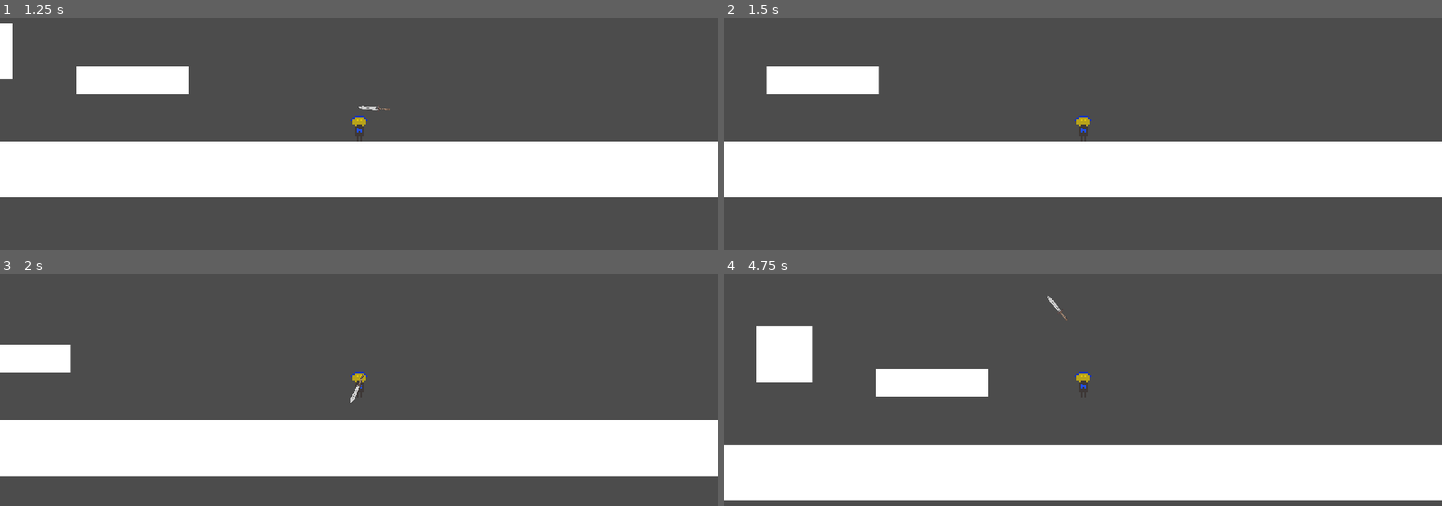
Above: before the commit, frames 1-4 (two rows, left to right).
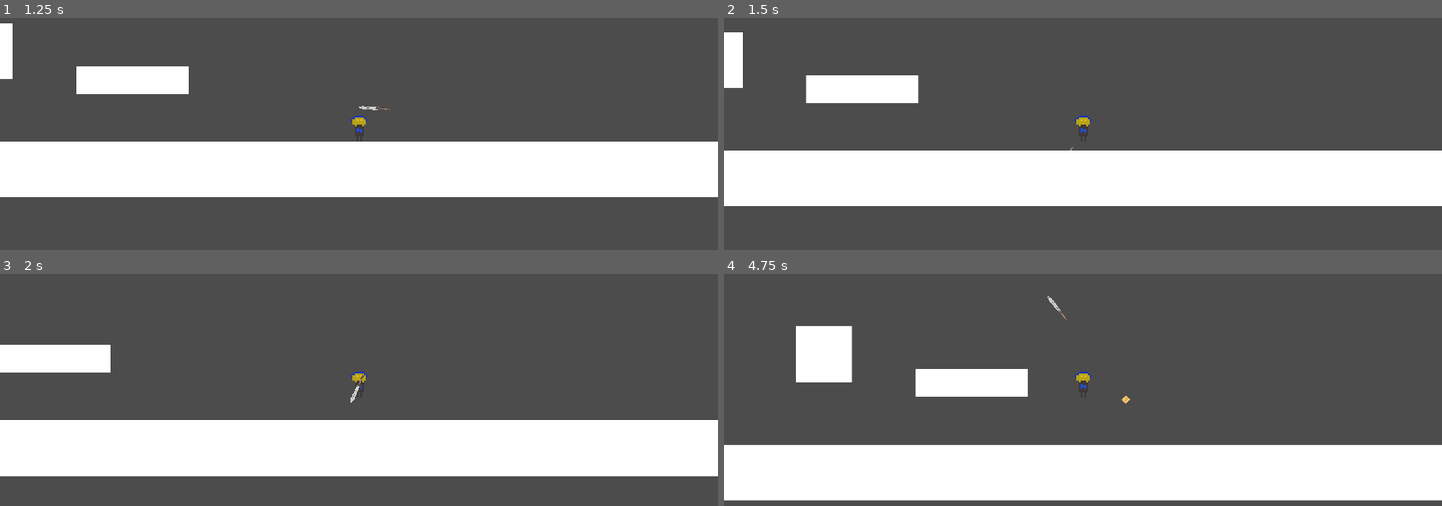
Above: after the commit, the same moments.

Repository: Lorem-Ipsum-Server-Place/GMTK2021-Game
Game: Godot game, scene res://Levels/Menu/MainMenu.tscn
Two runs of this game, one before a commit and one after it. Both use one fixed random seed, a clock stepped at 60 frames per second and the inputs below.
Inputs (mouse positions are in pixels of both pictures, inside the frame that each line leads up to):
- Up to frame 1 (1.25 s): click "Start" at 0.5 s
- Up to frame 2 (1.5 s): tap Enter (ui_accept) at 1.25 s; move the mouse to (1047, 208) at 1.27 s; hold D (game_right) from 1.28 s (still down); click (1047, 208) at 1.35 s
- Up to frame 3 (2 s): keep holding D (game_right); tap Space (game_jump) at 1.52 s
- Up to frame 4 (4.75 s): move the mouse to (1298, 445) at 2.02 s; click (1298, 445) at 2.1 s; tap Space (game_jump) at 2.27, 3.77, 4.52 s; move the mouse to (867, 325) at 2.77 s; release D (game_right) at 2.78 s; hold A (game_left) from 2.78 s (still down); click (867, 325) at 2.85 s; move the mouse to (1118, 385) at 3.52 s; click (1118, 385) at 3.6 s; move the mouse to (975, 283) at 4.27 s; click (975, 283) at 4.35 s

Frame 1 is identical in both runs. In frame 2, 10% of the frame differs, in the area x 0-100%, y 6-82%; in frame 3, 0.7%; in frame 4, 4.1%.

Commit message:
Add enemy spawning and proper weapon hit detection

Diff:
--- a/Enemy1.gd
+++ b/Enemy1.gd
@@ -7,6 +7,9 @@
 var absolute_position = Vector2()
 var vertical_velocity_modifier = 0
 var tick_random_offset = 0
+var player = null
+
+var collision_layers = [1,2]
 
 
 # Called when the node enters the scene tree for the first time.
@@ -17,6 +20,16 @@
 
 # Called every frame. 'delta' is the elapsed time since the previous frame.
 func _process(delta):
+
+	# We don't want to error out if the player has died so allow for finding
+	# a null reference
+	if player == null:
+		var viewport_path = get_viewport().get_path()
+		player = get_node_or_null(viewport_path as String + "/Player")
+
+
+
+func _physics_process(delta):
 	var time = OS.get_ticks_usec() / 100000
 
 	vertical_velocity_modifier = sin(time + tick_random_offset) * MAX_OFFSET
@@ -24,9 +37,6 @@
 	#position = absolute_position
 	position.y += vertical_velocity_modifier
 
-	# We don't want to error out if the player has died so allow for finding
-	# a null reference
-	var player = get_node_or_null("/root/GameWorld/Player")
 	if player != null:
 		var movement_delta = player.position - position
 
@@ -35,4 +45,18 @@
 		for i in range(get_slide_count()):
 			var collision = get_slide_collision(i)
 			if collision != null and collision.collider.name.find("Player"):
-				emit_signal("damage_player")
+				#emit_signal("damage_player")
+				pass
+
+func take_damage(damage_value, collider_id):
+	if collider_id == get_instance_id():
+		print("I[", collider_id, "] took ", damage_value, " points of damage")
+		for layer in collision_layers:
+			set_collision_mask_bit(layer, 0)
+		$Timer.start()
+
+
+
+func _on_Timer_timeout():
+	for layer in collision_layers:
+		set_collision_mask_bit(layer, 1)
--- a/FlyingEnemy.tscn
+++ b/FlyingEnemy.tscn
@@ -7,8 +7,8 @@
 extents = Vector2( 8.95279, 8.95685 )
 
 [node name="EnemyBody" type="KinematicBody2D"]
-collision_layer = 6
-collision_mask = 6
+collision_layer = 0
+collision_mask = 5
 script = ExtResource( 2 )
 
 [node name="Test Enemy" type="Sprite" parent="."]
@@ -18,3 +18,9 @@
 [node name="CollisionShape2D" type="CollisionShape2D" parent="."]
 rotation = 0.785398
 shape = SubResource( 1 )
+
+[node name="Timer" type="Timer" parent="."]
+wait_time = 0.5
+one_shot = true
+
+[connection signal="timeout" from="Timer" to="." method="_on_Timer_timeout"]
--- a/Levels/MainGame/Theatre.gd
+++ b/Levels/MainGame/Theatre.gd
@@ -7,6 +7,15 @@
 var game_state = null
 var active_viewport: int = 0
 var active_level = null
+
+var enemy_spawn_count = 1
+
+onready var flying_enemy = load("res://FlyingEnemy.tscn")
+
+onready var level_enemies = [
+	[flying_enemy],
+	[flying_enemy],
+]
 
 onready var example_level = load("res://Levels/ConstructedLevels/ExampleLevel.tscn")
 
@@ -116,9 +125,12 @@
 func _ready():
 
 	active_level = level_list[0]
+
+
 	init_game_state()
 
 	add_new_viewport()
+	#add_new_viewport()
 	pass
 	#var player = load("res://Player.tscn").instance()
 	#add_child(player)
@@ -171,3 +183,22 @@
 
 
 	pass
+
+
+func _on_timer_add_enemies():
+	for i in range(len(viewports)):
+		var viewport = viewports[i] as Viewport
+
+		var possible_enemies = level_enemies[i]
+
+		var player = get_node_or_null(viewport.get_path() as String + "/Player")
+		var player_weapon = player.player_weapon
+
+		for j in range(enemy_spawn_count):
+			var enemy_to_spawn = possible_enemies[rand_range(0, len(possible_enemies))]
+			var enemy_instance = enemy_to_spawn.instance()
+
+			print(player_weapon.connect("deal_damage", enemy_instance, "take_damage"))
+			viewport.add_child(enemy_instance)
+
+		pass
--- a/Levels/MainGame/Theatre.tscn
+++ b/Levels/MainGame/Theatre.tscn
@@ -4,3 +4,9 @@
 
 [node name="GameStage" type="Node2D"]
 script = ExtResource( 1 )
+
+[node name="Timer" type="Timer" parent="."]
+wait_time = 3.0
+autostart = true
+
+[connection signal="timeout" from="Timer" to="." method="_on_timer_add_enemies"]
--- a/Player.gd
+++ b/Player.gd
@@ -44,7 +44,7 @@
 const PLAYER_WEAPON_ATTACK_LERP_WEIGHT = 0.25
 
 const INVINCIBILITY_DURATION_SECONDS = 1
-const ENEMY_COLLISION_LAYERS = [2]
+const ENEMY_COLLISION_LAYERS = [2, 3]
 
 const GRAVITY = 60
 
--- a/weapon_sword.gd
+++ b/weapon_sword.gd
@@ -9,10 +9,17 @@
 var current_damage = 0
 var state = WeaponState.IDLE
 
+var collision_layers = [2]
+
 signal deal_damage(damage_value, instance)
 
 # Called when the node enters the scene tree for the first time.
 func _ready():
+	pass
+
+
+# Called every frame. 'delta' is the elapsed time since the previous frame.
+func _physics_process(delta):
 	if state == WeaponState.ATTACKING:
 		var my_position = self.position
 
@@ -24,17 +31,20 @@
 
 		for i in range(get_slide_count()):
 			var collision = get_slide_collision(i)
+			print("hit an enemy!")
 			emit_signal("deal_damage", current_damage, collision.collider_id)
 
-
-# Called every frame. 'delta' is the elapsed time since the previous frame.
-#func _process(delta):
-#	pass
+func set_collisions(value: bool):
+	for layer in collision_layers:
+		set_collision_layer_bit(layer, value)
+		set_collision_mask_bit(layer, value)
 
 func _on_Player_set_weapon_damage(new_damage_value):
 	if new_damage_value == 0:
 		state = WeaponState.IDLE
 		current_damage = 0
+		set_collisions(0)
 	else:
 		state = WeaponState.ATTACKING
 		current_damage = new_damage_value
+		set_collisions(1)
